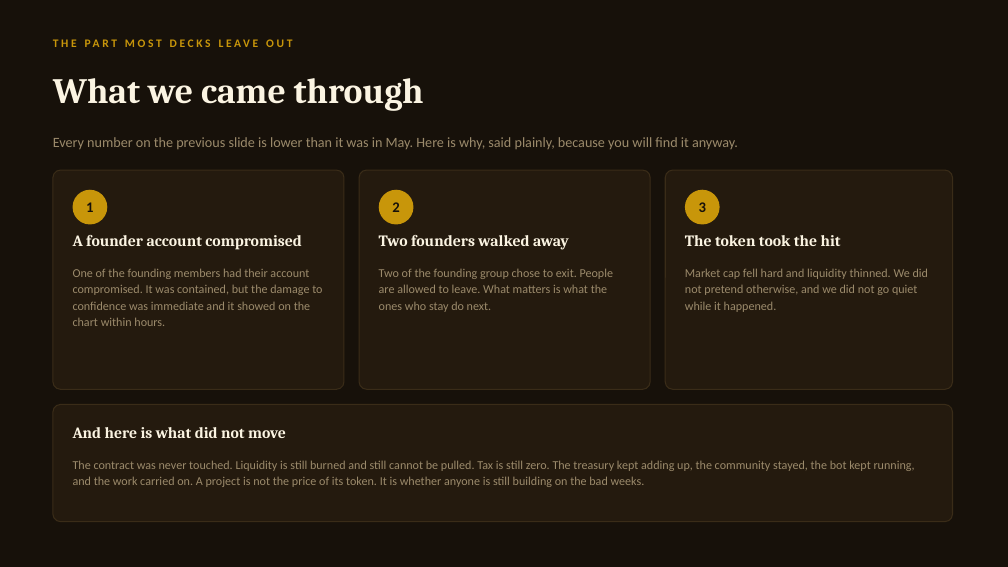
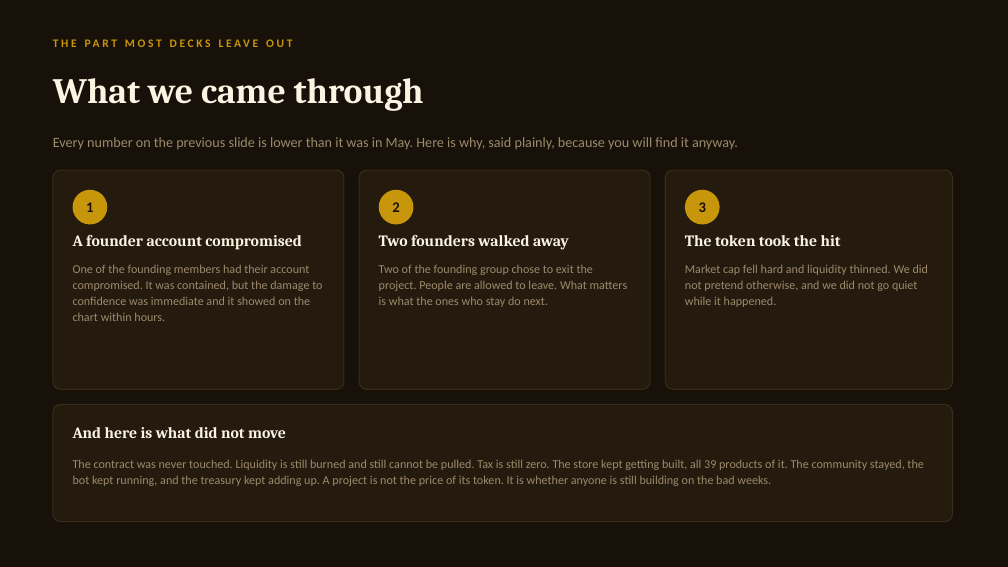
Before and after one commit to anatomyofagoalofficial-lab/zapp369, a slide deck: slide 5 of ZAPP_Deck.pptx (slide 9 before the commit). Drawn at 1008x567 pixels with LibreOffice and Linux fonts; fonts in the diff are those of the drawing. Boxes give left, top, right and bottom in pixels: in the first picture for what was removed or moved away, otherwise in the second. Text is boxed around its words. In the diff, an @@ line names an element or a change of style, - is before the commit and + after.

```diff
--- a/ZAPP_Deck.pptx
+++ b/ZAPP_Deck.pptx
@@ text "One of the founding members ...": place and size @@
-text "One of the founding members ..." at box(73, 268, 322, 326)
+text "One of the founding members ..." at box(73, 264, 322, 321)
@@ text at box(379, 265, 628, 307): text changed @@
-Two of the founding group chose to exit. People are allowed to leave. What matters is what the ones who stay do next.
+Two of the founding group chose to exit the project. People are allowed to leave. What matters is what the ones who stay do next.
@@ text "Market cap fell hard and ...": place and size @@
-text "Market cap fell hard and ..." at box(685, 268, 928, 312)
+text "Market cap fell hard and ..." at box(685, 264, 928, 307)
@@ text at box(73, 459, 923, 486): text changed @@
-The contract was never touched. Liquidity is still burned and still cannot be pulled. Tax is still zero. The treasury kept adding up, the community stayed, the bot kept running, and the work carried on. A project is not the price of its token. It is whether anyone is still building on the bad weeks.
+The contract was never touched. Liquidity is still burned and still cannot be pulled. Tax is still zero. The store kept getting built, all 39 products of it. The community stayed, the bot kept running, and the treasury kept adding up. A project is not the price of its token. It is whether anyone is still building on the bad weeks.
```
Also in this commit, not shown: 12 other slides changed, 4 slides added, 5 slides removed, 4 other files.
